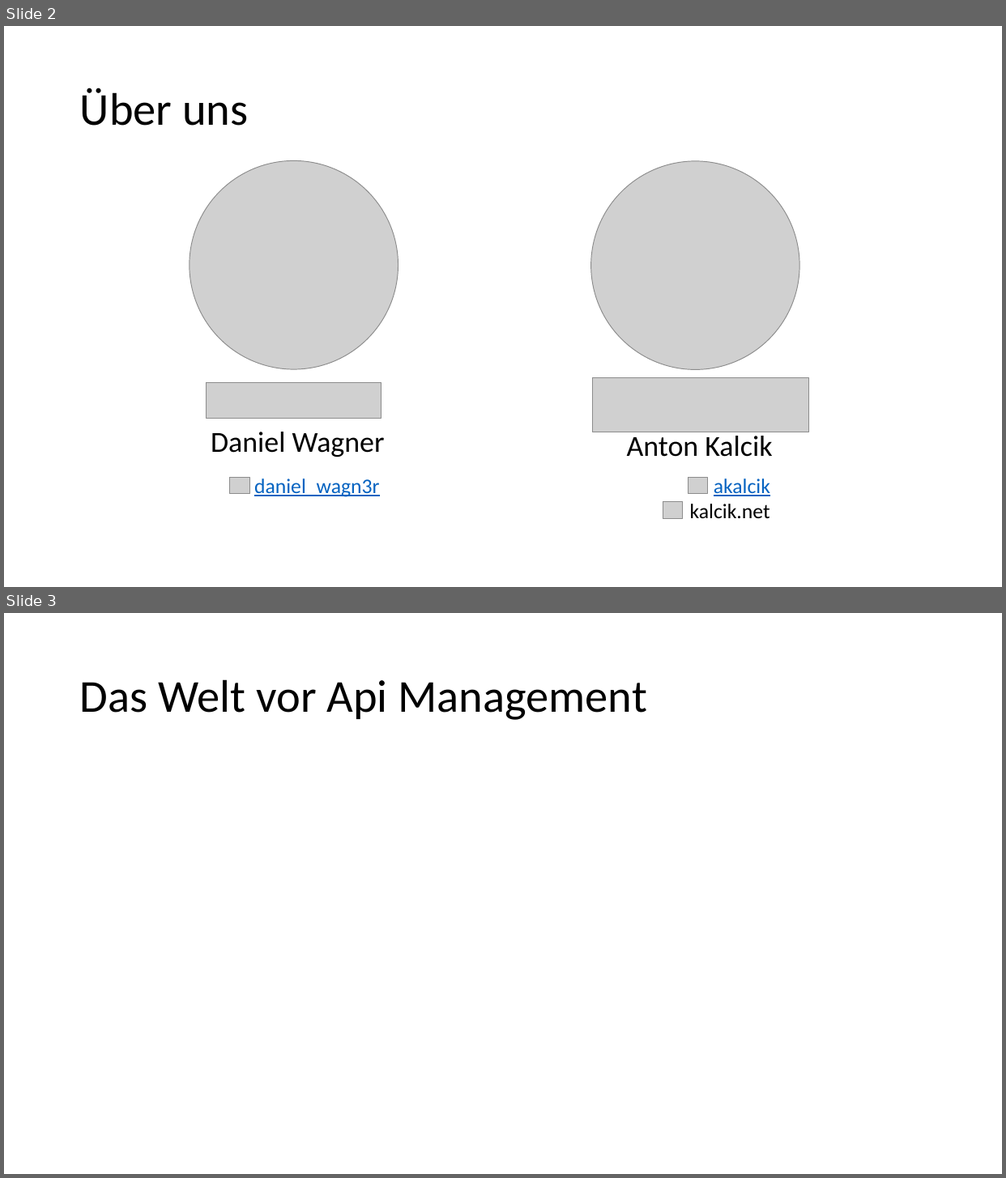
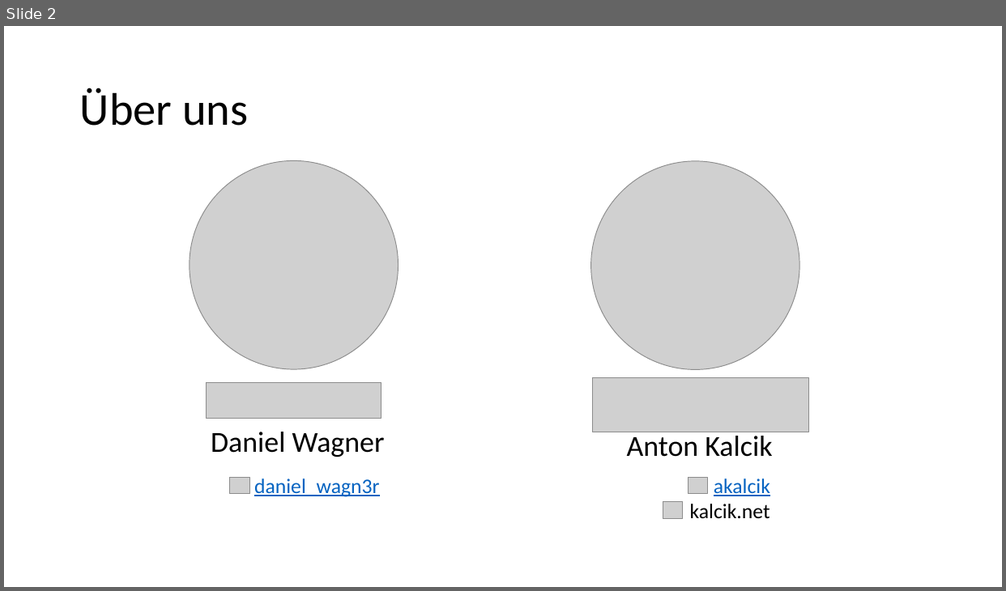
Before and after one commit to danielwagn3r/apimgmt-workshop, a slide deck: API Management.pptx. Shown one above the other, each under a label of ours: slides 2 and 3 before the commit, slide 2 after it. The pictures are 1006x1178 and 1006x591 pixels, drawn with LibreOffice and Linux fonts; fonts in the diff are those of the drawing; grey boxes stand for pictures. Boxes give left, top, right and bottom in pixels: in the first picture for what was removed or moved away, otherwise in the second. Text is boxed around its words. In the diff, an @@ line names an element or a change of style, - is before the commit and + after.

Commit message:
Update slides Add REST Http file with requests for Azure-Api-Management Add Swagger generated documentation

```diff
--- a/API Management.pptx
+++ b/API Management.pptx
@@ slide 3 removed at (4, 613, 1002, 1174), background #FFFFFF @@
@@ title removed at (80, 679, 647, 720) @@
-Das Welt vor Api Management
```
Also in this commit, not shown: 3 slides changed, 6 slides added, 2 other files.
